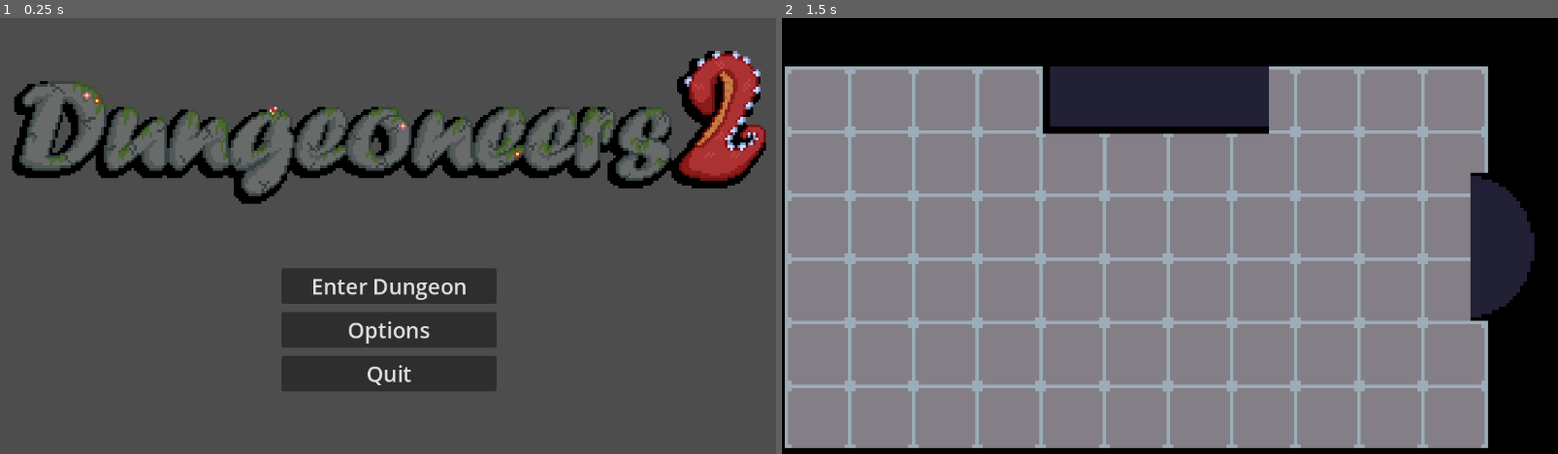
Above: before the commit, frames 1-2 (left to right).
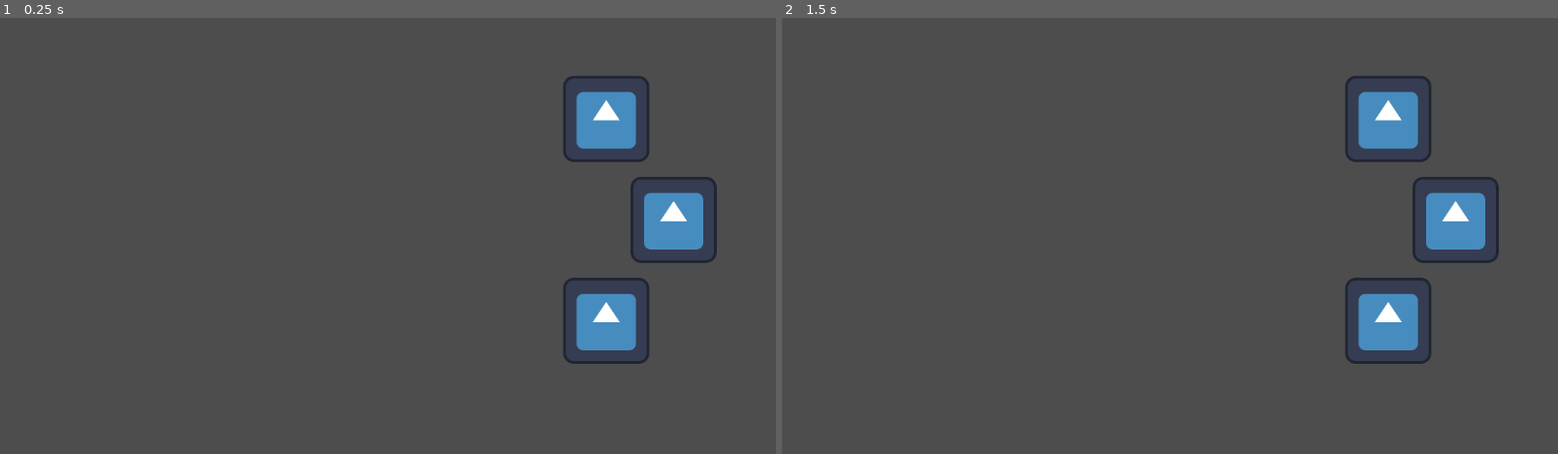
Above: after the commit, the same moments.

Repository: Kaeleb-Greene/dungeoneers-2
Game: Godot game, scene res://Scenes/dungeon.tscn
Two runs of this game, one before a commit and one after it. Both use one fixed random seed, a clock stepped at 60 frames per second and the inputs below. Before the commit the project starts from res://Scenes/startup_menu.tscn. The engine's default icon, where the game draws it, is replaced by a stand-in: a white triangle on a blue panel in a dark square.
Inputs (mouse positions are in pixels of both pictures, inside the frame that each line leads up to):
- Up to frame 1 (0.25 s): no input
- Up to frame 2 (1.5 s): click (1170, 283) at 0.5 s, where only the run before the commit has a clickable "Enter Dungeon"; tap Enter at 1.25 s

The runs differ from the first frame. In frame 1, 22% of the frame differs, in the area x 1-99%, y 7-86%; in frame 2, 100%, in the area x 0-100%, y 0-100%.

Commit message:
Init Enemy + Bug Fixes
Cleaned up the code in the dungeon generation script and fixed the visual bug where we couldn't see the enemies position. Instanced the enemies into the room with correctly allocated stats and positioning.

Diff:
--- a/Scenes/dungeon.tscn
+++ b/Scenes/dungeon.tscn
@@ -1,10 +1,6 @@
 [gd_scene format=3 uid="uid://cp04phtuxrkfe"]
 
 [ext_resource type="Script" uid="uid://dbqccep1v00a6" path="res://Scripts/enemy_gen.gd" id="1_dakn4"]
-[ext_resource type="PackedScene" uid="uid://doc00j6mtl1je" path="res://Scenes/enemy.tscn" id="2_lt7kh"]
 
 [node name="Dungeon" type="Node2D" unique_id=1683826129]
 script = ExtResource("1_dakn4")
-current_level = 25
-
-[node name="Enemy" parent="." unique_id=1119870212 instance=ExtResource("2_lt7kh")]
--- a/Scenes/enemy.tscn
+++ b/Scenes/enemy.tscn
@@ -1,8 +1,10 @@
 [gd_scene format=3 uid="uid://doc00j6mtl1je"]
 
 [ext_resource type="Script" uid="uid://w5qudc1opx5t" path="res://Scripts/enemy.gd" id="1_hghv2"]
+[ext_resource type="Texture2D" uid="uid://dhjc8uvrru6ie" path="res://icon.svg" id="2_1f0kj"]
 
 [node name="Enemy" type="CharacterBody2D" unique_id=46879788]
 script = ExtResource("1_hghv2")
 
 [node name="Sprite2D" type="Sprite2D" parent="." unique_id=770326995]
+texture = ExtResource("2_1f0kj")
--- a/Scripts/enemy.gd
+++ b/Scripts/enemy.gd
@@ -6,5 +6,16 @@
 
 var attribute = "none"
 
-func _process(delta: float) -> void:
-	pass
+var slot = 0
+
+func _ready() -> void:
+	update_position()
+
+func update_position() -> void:
+	match slot:
+		1:
+			global_position = Vector2(900, 150)
+		2:
+			global_position = Vector2(1000, 300)
+		3:
+			global_position = Vector2(900, 450)
--- a/Scripts/enemy_gen.gd
+++ b/Scripts/enemy_gen.gd
@@ -2,7 +2,7 @@
 
 const ENEMY_SCENE = preload("res://Scenes/enemy.tscn")
 
-@export var current_level = 1
+@export var current_level = randi_range(1, 20)
 var enemy_num = 3;	 			# How many enemies in current room
 var boss_spawn = false;	# Whether a Mega Knight will spawn
 
@@ -10,7 +10,8 @@
 var slot_2 = null
 var slot_3 = null
 
-var room_attribute = ["none", "wither", "fire", "earth", "air", "water"] # Determine the current attribute
+var attribute_list = ["wither", "fire", "earth", "air", "water"] # Determine the current attributee
+var attribute = "none"
 
 # INIT
 func _ready() -> void:
@@ -18,43 +19,48 @@
 	randomize();
 
 	# determine the attribute of the room
-	var c = randi_range(0, 5)
-	var attribute = room_attribute[c]
+	var attribute_chance = randi_range(0, 1)
+	if (attribute_chance == 1):
+		var c = randi_range(0, 4)
+		attribute = attribute_list[c];
 
 	# check for mega knight spawn
-	var a = randi_range(0, 19)
-	if (a == 19):
-		boss_spawn = true;
-		# handle mega knight spawning
-		enemy_num = 1;
-		enemy_spawn(["mega_knight"], 0, "none")
+	check_boss_spawn(randi_range(0, 19), 19, "mega_knight", attribute)
 
 	# check for dragon spawning
-	var d = randi_range(0, 3)
-	if (d == 3) && (current_level > 11):
-		boss_spawn = true;
-		# handle dragon spawning
-		enemy_num = 1
-		enemy_spawn(["dragon"], 0, attribute)
+	check_boss_spawn(randi_range(0, 3), 3, "dragon", attribute)
 
-
-	else:
-		# determine what monsters are currently available for spawning
+	# determine what monsters are currently available for spawning
+	if (boss_spawn == false):
 		for i in range(enemy_num):
 			if (current_level == 1):
 				enemy_spawn(["skeleton"], 0, attribute);
 			elif (current_level == 2):
 				enemy_spawn(["skeleton", "zombie"], 1, attribute);
 			elif (current_level == 3):
-				enemy_spawn(["skeleton", "zombie", "golbin"], 2, attribute);
+				enemy_spawn(["skeleton", "zombie", "goblin"], 2, attribute);
 			elif (current_level == 4):
-				enemy_spawn(["zombie", "golbin"], 1, attribute);
+				enemy_spawn(["zombie", "goblin"], 1, attribute);
 			elif (current_level == 5 || current_level == 6):
 				enemy_spawn(["goblin", "raider"], 1, attribute);
-			elif (current_level >= 8 || current_level < 11):
+			elif (current_level >= 8 && current_level < 11):
 				enemy_spawn(["raider", "orc"], 1, attribute);
 			elif (current_level > 11):
-				enemy_spawn(["orc", "troll", "golem"], 3, attribute);
+				enemy_spawn(["orc", "troll", "golem"], 2, attribute);
+
+func check_boss_spawn(chance, desired_chance, type, attribute) -> void:
+	if (chance == desired_chance):
+		if (type == "dragon"):
+			if (current_level > 11):
+				boss_spawn = true;
+				# handle dragon spawning
+				enemy_num = 1
+				enemy_spawn([type], 0, attribute)
+		else:
+			boss_spawn = true;
+			# handle other boss spawning
+			enemy_num = 1
+			enemy_spawn([type], 0, attribute)
 
 func get_stats(_type) -> Array:
 	#Assigns different stats based on monster type
@@ -79,38 +85,42 @@
 			return [30, 3, 0]
 	return []
 
+func init_enemy_instance(id, type, _attribute, slot) -> void:
+	var stats = get_stats(type)
+	print(stats)
+	id.health = stats[0]
+	id.attack = stats[1]
+	id.defense = stats[2]
+	id.attribute = _attribute;
+	id.slot = slot
+	match slot:
+		1:
+			slot_1 = id;
+			id.position = Vector2(100, 100)
+		2: slot_2 = id;
+		3: slot_3 = id;
+	add_child(id)
 
 func enemy_spawn(_type, _chance, _attribute) -> void:
-	var chance = randi_range(0, _chance)
+	var chance = 0
+	if (_chance != 0):
+		chance = randi_range(0, _chance)
+	else:
+		chance = 0
 	var type = _type[chance]
+	var slot = null
 
 	print("Current Level: "+str(current_level))
 	print("Enemy: "+_attribute + " " + type)
 
-	if (slot_1 == null) && (enemy_num > 1):
-		slot_1 = type
-		var _enemy_1 = ENEMY_SCENE.instantiate()
-		var stats = get_stats(type)
-		_enemy_1.health = stats[0]
-		_enemy_1.attack = stats[1]
-		_enemy_1.defense = stats[2]
-		_enemy_1.attribute = _attribute;
-		add_child(_enemy_1)
-	elif (slot_2 == null):
-		slot_2 = type
-		var _enemy_2 = ENEMY_SCENE.instantiate()
-		var stats = get_stats(type)
-		_enemy_2.health = stats[0]
-		_enemy_2.attack = stats[1]
-		_enemy_2.defense = stats[2]
-		_enemy_2.attribute = _attribute;
-		add_child(_enemy_2)
-	elif (slot_3 == null) && (enemy_num > 1):
-		slot_3 = type
-		var _enemy_3 = ENEMY_SCENE.instantiate()
-		var stats = get_stats(type)
-		_enemy_3.health = stats[0]
-		_enemy_3.attack = stats[1]
-		_enemy_3.defense = stats[2]
-		_enemy_3.attribute = _attribute;
-		add_child(_enemy_3)
+	if (boss_spawn == true):
+		slot = 2
+	else:
+		if (slot_1 == null): slot = 1;
+		elif (slot_2 == null): slot = 2;
+		elif (slot_3 == null): slot = 3;
+	init_enemy_instance(ENEMY_SCENE.instantiate(), type, _attribute, slot)
+
+func _process(delta: float) -> void:
+	if (Input.is_action_pressed("Debug_Quit")):
+		get_tree().quit()
--- a/project.godot
+++ b/project.godot
@@ -11,14 +11,21 @@
 [application]
 
 config/name="Dungeoneers2"
-run/main_scene="uid://drtdhwcvuq7bx"
+run/main_scene="uid://cp04phtuxrkfe"
 config/features=PackedStringArray("4.6", "Forward Plus")
 config/icon="res://icon.svg"
 
 [display]
 
-window/size/mode=3
 window/stretch/mode="viewport"
+
+[input]
+
+Debug_Quit={
+"deadzone": 0.2,
+"events": [Object(InputEventKey,"resource_local_to_scene":false,"resource_name":"","device":0,"window_id":0,"alt_pressed":false,"shift_pressed":false,"ctrl_pressed":false,"meta_pressed":false,"pressed":false,"keycode":0,"physical_keycode":4194305,"key_label":0,"unicode":0,"location":0,"echo":false,"script":null)
+]
+}
 
 [physics]
 
